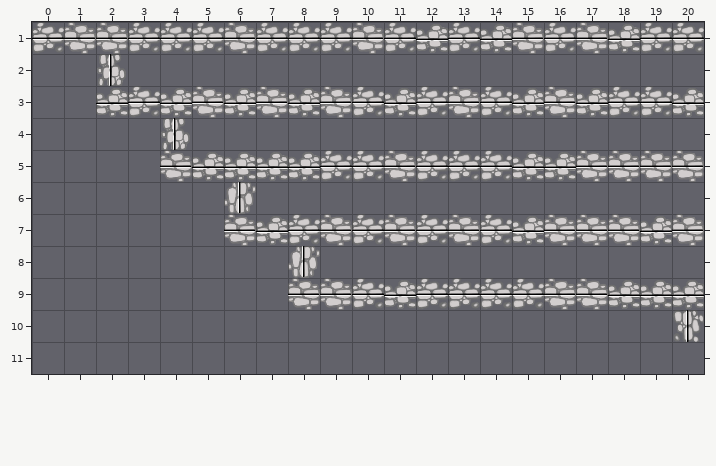
Tiled map -- dist/assets/maps/iphone.multipath.tmx. That is the earlier state.
Cells are 32x32 px. Shown: x 0..20, y 1..11.
The result:
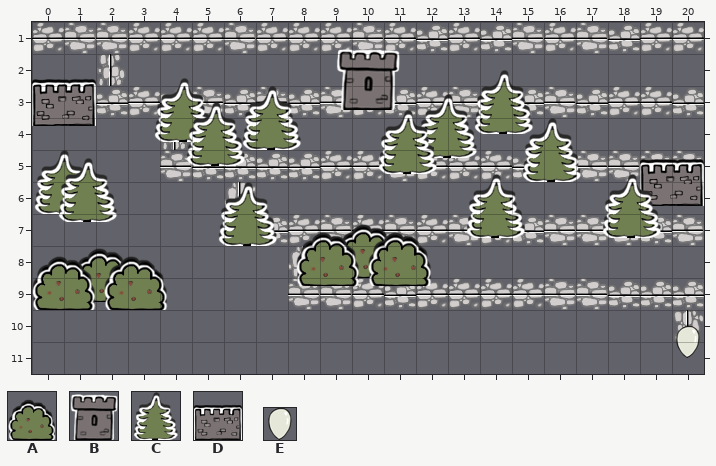
Key: from "props": A 2 "shrub", B 3 "tower", C 6 "tree", D 7 "wall", E 8 "balloon-32x32".
Objects are placed by their top-left corner, in cells (3,4 is the top-left corner of cell 3,4); size is 1x1 cell unless given.
The edit:
--- layer "balloons" (now shown)
+E "BALLOON" at 20,10.5
--- layer "props" (now shown)
+B "PROP_TOWER" at 9.5,1.8 size 2x2
+D "PROP_WALL" at 0,2.2 size 2x2
+C "PROP_TREE" at 13.8,2.5 size 2x2
+C "PROP_TREE" at 3.8,2.8 size 2x2
+C "PROP_TREE" at 6.5,3 size 2x2
+C "PROP_TREE" at 12,3.2 size 2x2
+C "PROP_TREE" at 4.8,3.5 size 2x2
+C "PROP_TREE" at 10.8,3.8 size 2x2
+C "PROP_TREE" at 15.2,4 size 2x2
+D "PROP_WALL" at 19,4.8 size 2x2
+C "PROP_TREE" at 0,5 size 2x2
+C "PROP_TREE" at 0.8,5.2 size 2x2
+C "PROP_TREE" at 13.5,5.8 size 2x2
+C "PROP_TREE" at 17.8,5.8 size 2x2
+C "PROP_TREE" at 5.8,6 size 2x2
+A "PROP_SHRUB" at 9.5,7 size 2x2
+A "PROP_SHRUB" at 10.5,7.2 size 2x2
+A "PROP_SHRUB" at 8.2,7.2 size 2x2
+A "PROP_SHRUB" at 1.2,7.8 size 2x2
+A "PROP_SHRUB" at 0,8 size 2x2
+A "PROP_SHRUB" at 2.2,8 size 2x2
